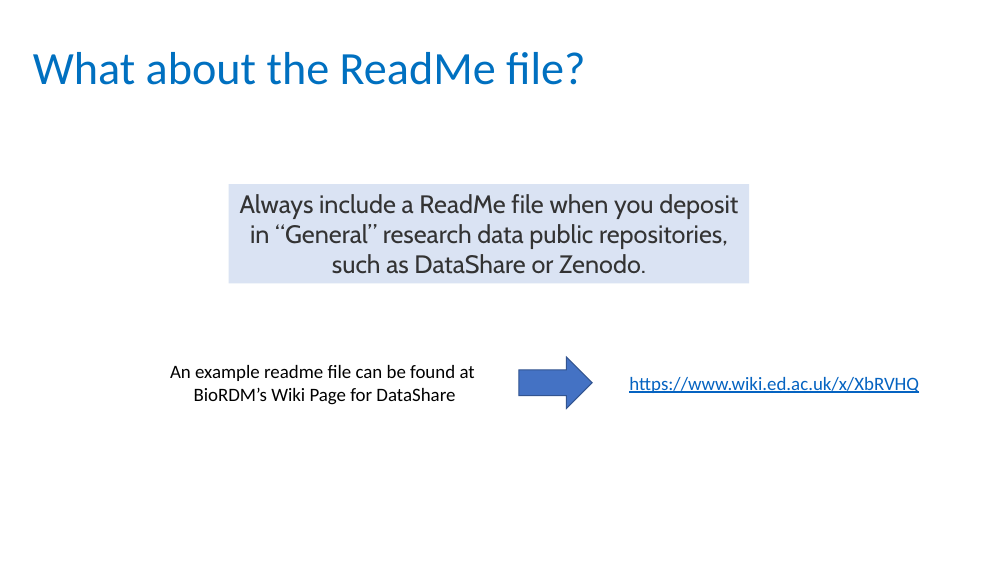
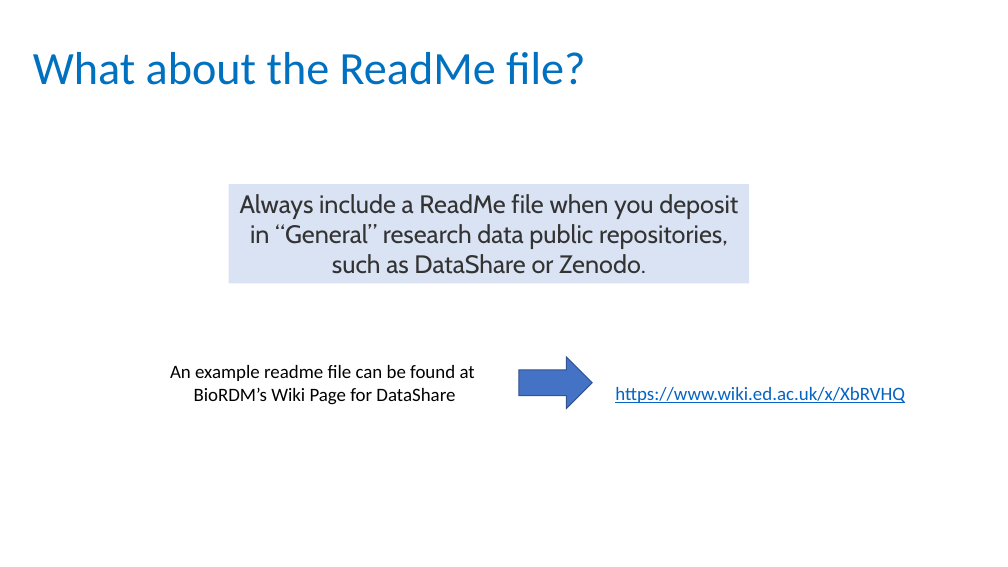
Before and after one commit to tobyhodges/solid-waddle, a slide deck: slide 25 of instructors/13-Repositories_v3.1.pptx. Drawn at 1008x567 pixels with LibreOffice and Linux fonts; fonts in the diff are those of the drawing; background and template pictures are left out. Boxes give left, top, right and bottom in pixels: in the first picture for what was removed or moved away, otherwise in the second. Text is boxed around its words. In the diff, an @@ line names an element or a change of style, - is before the commit and + after.

```diff
--- a/instructors/13-Repositories_v3.1.pptx
+++ b/instructors/13-Repositories_v3.1.pptx
@@ text "https://www.wiki.ed.ac.uk/x/XbRVHQ": place and size @@
-text "https://www.wiki.ed.ac.uk/x/XbRVHQ" at [629,377,919,393]
+text "https://www.wiki.ed.ac.uk/x/XbRVHQ" at [615,387,905,403]
```
Also in this commit, not shown: 2 other slides changed.
